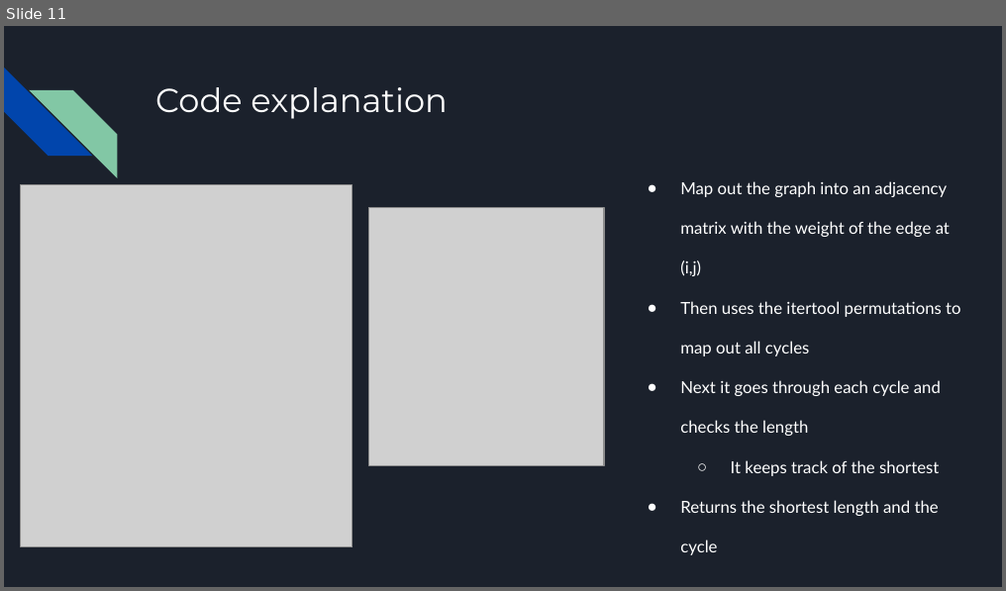
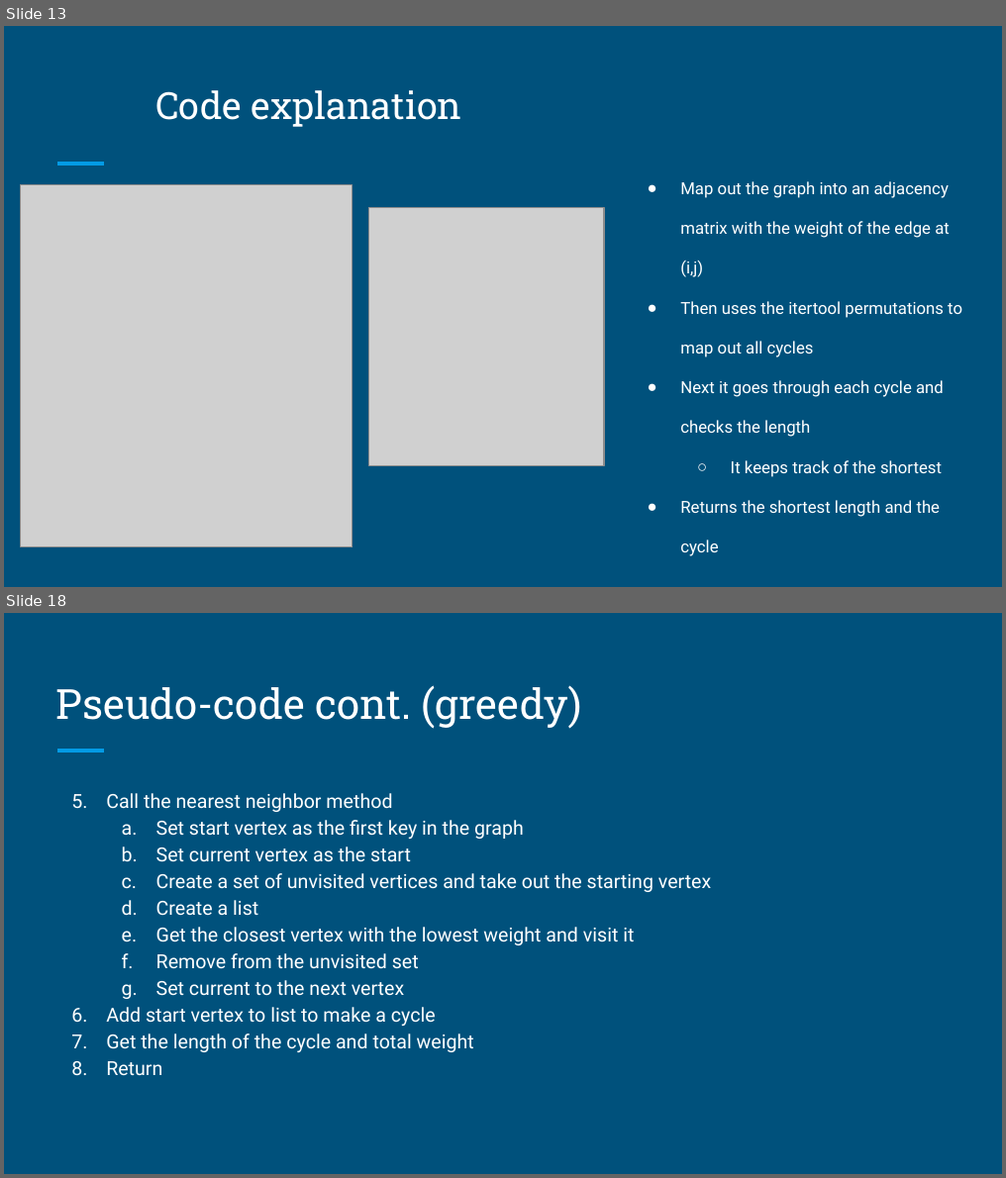
Before and after one commit to yehunj/np-project, a slide deck: presentations/Problem Presentation.pptx. Shown one above the other, each under a label of ours: slide 11 before the commit, slides 13 and 18 after it; the slides between them are not shown. The pictures are 1006x591 and 1006x1178 pixels, drawn with LibreOffice and Linux fonts; fonts in the diff are those of the drawing; grey boxes stand for pictures. Boxes give left, top, right and bottom in pixels: in the first picture for what was removed or moved away, otherwise in the second. Text is boxed around its words. In the diff, an @@ line names an element or a change of style, - is before the commit and + after.

```diff
--- a/presentations/Problem Presentation.pptx
+++ b/presentations/Problem Presentation.pptx
@@ slide 18 added at (4,613,1002,1174), background #00517C; not listed: 1 template element that a slide beside it also shows @@
@@ title added at (56,685,582,729), 30 pt, text #FFFFFF @@
+Pseudo-code cont. (greedy)
@@ text added at (106,793,711,1076), 14 pt, text #FFFFFF @@
+5. Call the nearest neighbor method
+  a. Set start vertex as the first key in the graph
+  b. Set current vertex as the start
+  c. Create a set of unvisited vertices and take out the starting vertex
+  d. Create a list
+  e. Get the closest vertex with the lowest weight and visit it
+  f. Remove from the unvisited set
+  g. Set current to the next vertex
+6. Add start vertex to list to make a cycle
+7. Get the length of the cycle and total weight
+8. Return
@@ what was slide 11 is now slide 13 @@
@@ slide 13 changed as well @@
@@ background #1B212C to #00517C @@
@@ diag stripe removed at (4,68,92,156) @@
@@ title "Code explanation" at (155,90,462,127): size 24 to 27 pt, font Montserrat to Roboto Slab; vertical alignment top to bottom @@
@@ diag stripe removed at (29,90,117,177) @@
@@ line added from (57, 164) to (104, 164), #039BE5 3 pt @@
@@ text "Map out the graph into ..." at (680,181,962,557): font Lato to Roboto @@
```
Also in this commit, not shown: 10 other slides changed, 9 other slides added, 2 slides removed, 2 other files.
